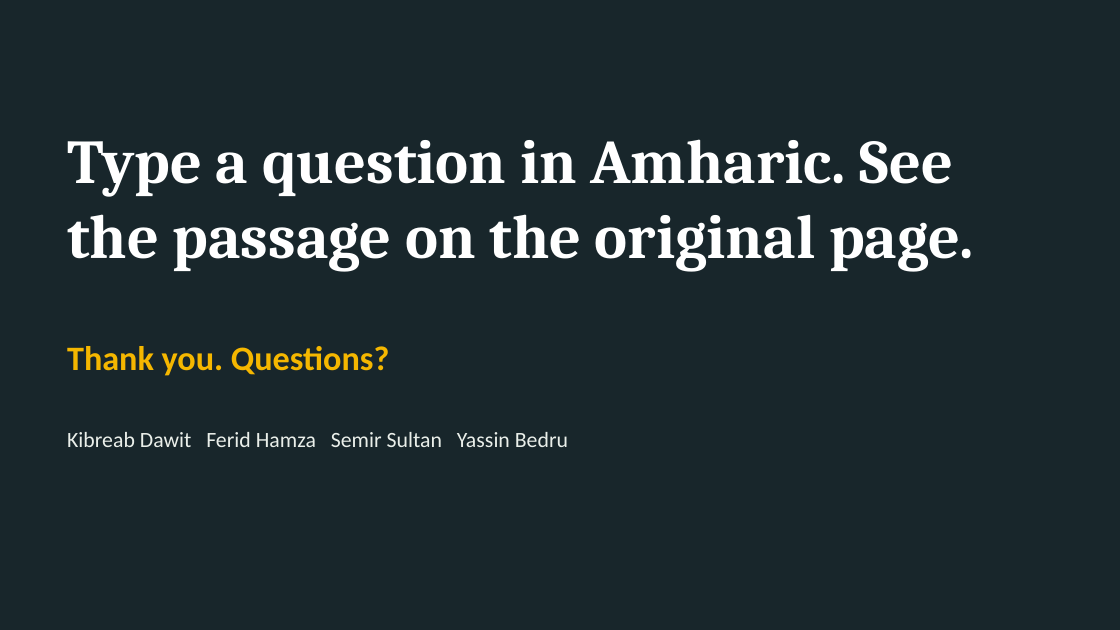
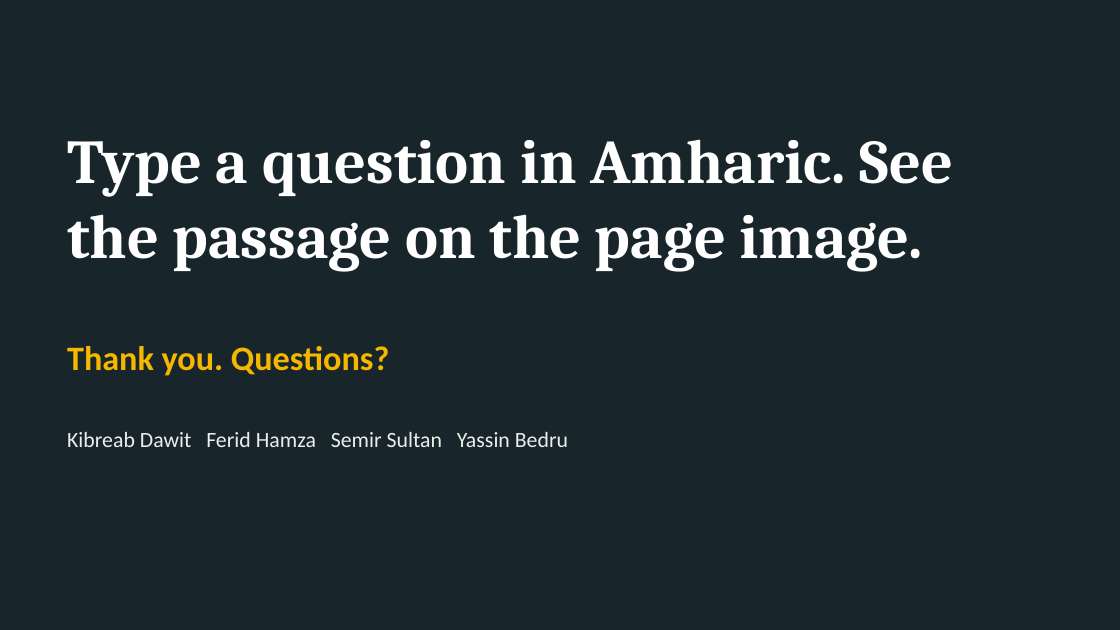
Before and after one commit to Sem512/Amh_Retriever, a slide deck: slide 14 of frontend/docs/Final_Defense_Deck.pptx. Drawn at 1120x630 pixels with LibreOffice and Linux fonts; fonts in the diff are those of the drawing. Boxes give left, top, right and bottom in pixels: in the first picture for what was removed or moved away, otherwise in the second. Text is boxed around its words. In the diff, an @@ line names an element or a change of style, - is before the commit and + after.

```diff
--- a/frontend/docs/Final_Defense_Deck.pptx
+++ b/frontend/docs/Final_Defense_Deck.pptx
@@ title at (x1=67, y1=139, x2=954, y2=272): text changed @@
-Type a question in Amharic. See the passage on the original page.
+Type a question in Amharic. See the passage on the page image.
```
Also in this commit, not shown: 6 other slides changed, 30 other files.
